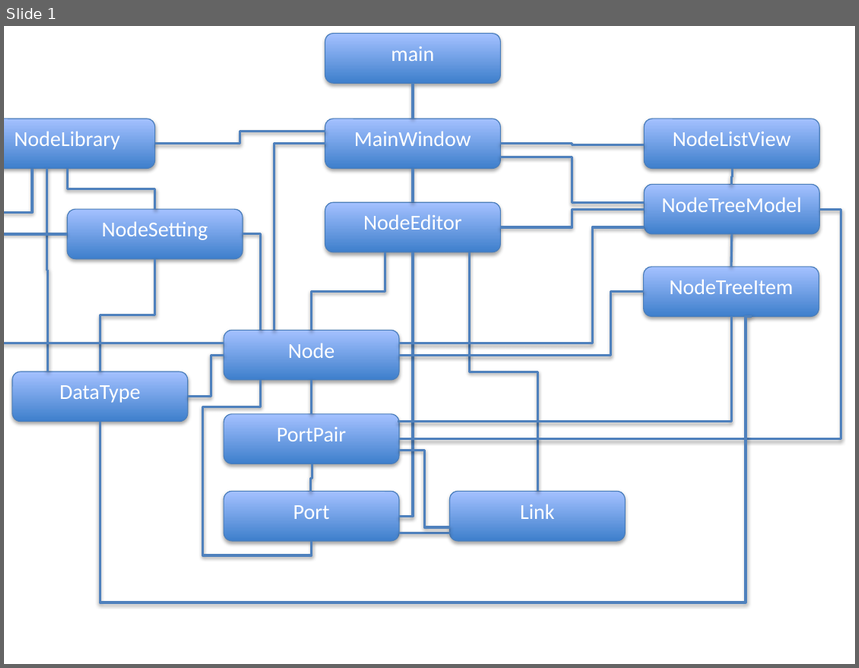
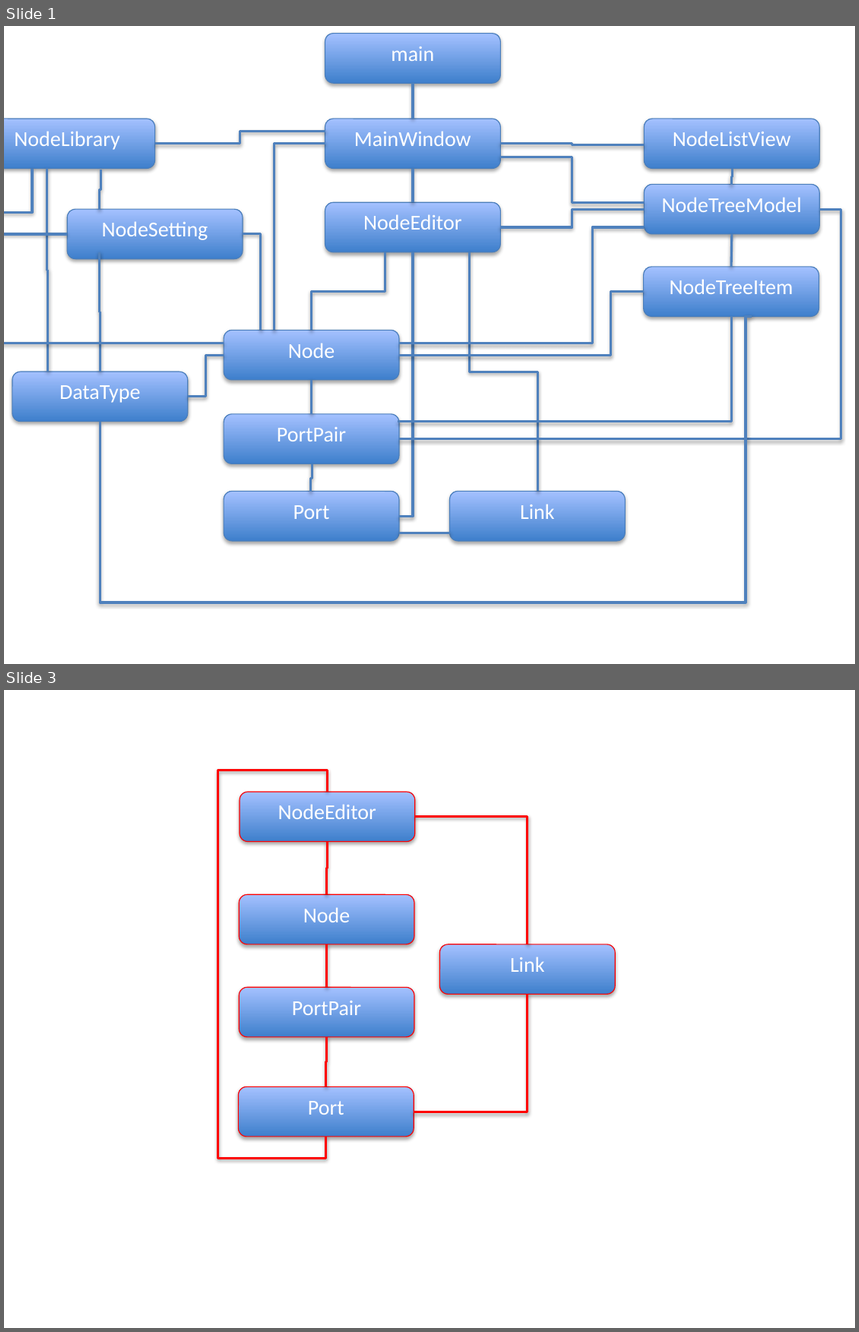
Before and after one commit to TimVanMourik/Porcupine, a slide deck: Documents/ClassDiagram.pptx. Shown one above the other, each under a label of ours: slide 1 before the commit, slides 1 and 3 after it; the slides between them are not shown. The pictures are 859x668 and 859x1332 pixels, drawn with LibreOffice and Linux fonts; fonts in the diff are those of the drawing. Boxes give left, top, right and bottom in pixels: in the first picture for what was removed or moved away, otherwise in the second. Text is boxed around its words. In the diff, an @@ line names an element or a change of style, - is before the commit and + after.

```diff
--- a/Documents/ClassDiagram.pptx
+++ b/Documents/ClassDiagram.pptx
@@ slide 3 added at [4,690,855,1328], background #FFFFFF @@
@@ elbow line added from (328, 792) to (325, 1137), #FF0000 2 pt @@
@@ rounded rectangle added at [240,792,415,842], fill gradient #3F80CE to #A4C4FF, outline #FF0000 0.75 pt, 18 pt, text #FFFFFF @@
+NodeEditor
@@ elbow line added from (415, 817) to (528, 945), #FF0000 2 pt @@
@@ elbow line added from (328, 841) to (326, 895), #FF0000 2 pt @@
@@ rounded rectangle added at [239,895,414,945], fill gradient #3F80CE to #A4C4FF, outline #FF0000 0.75 pt, 18 pt, text #FFFFFF @@
+Node
@@ elbow line added from (326, 945) to (326, 987), #FF0000 2 pt @@
@@ rounded rectangle added at [439,945,615,995], fill gradient #3F80CE to #A4C4FF, outline #FF0000 0.75 pt, 18 pt, text #FFFFFF @@
+Link
@@ rounded rectangle added at [239,987,414,1037], fill gradient #3F80CE to #A4C4FF, outline #FF0000 0.75 pt, 18 pt, text #FFFFFF @@
+PortPair
@@ elbow line added from (528, 995) to (414, 1113), #FF0000 2 pt @@
@@ elbow line added from (326, 1037) to (325, 1087), #FF0000 2 pt @@
@@ rounded rectangle added at [238,1087,414,1137], fill gradient #3F80CE to #A4C4FF, outline #FF0000 0.75 pt, 18 pt, text #FFFFFF @@
+Port
@@ slide 1 changed as well @@
@@ elbow line moved from (67, 168) - (154, 209) to (101, 170) - (99, 210) @@
@@ elbow line moved from (154, 259) - (101, 372) to (99, 252) - (101, 372) @@
@@ elbow line (224, 355) - (188, 397): route changed @@
@@ elbow line removed from (261, 380) to (311, 541) @@
@@ elbow line removed from (450, 528) to (399, 451) @@
```
Also in this commit, not shown: 1 other slide added, 6 other files.
